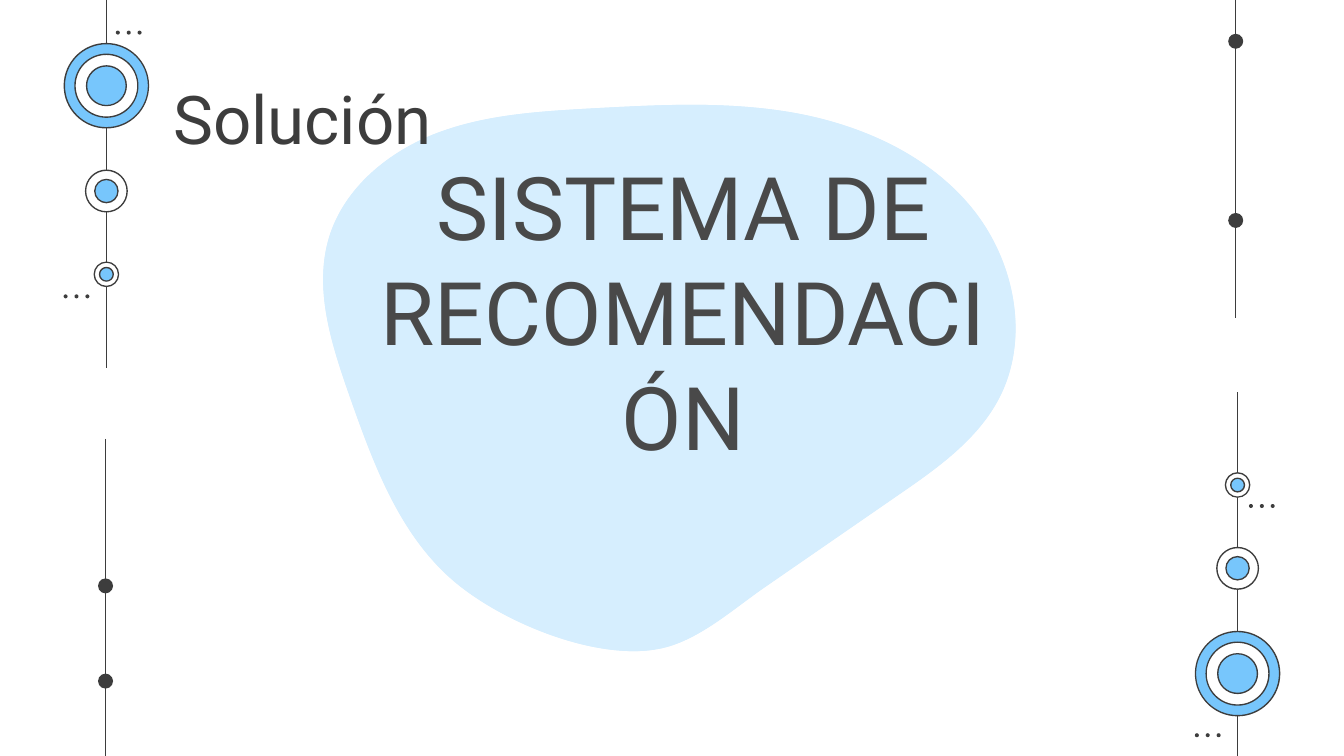
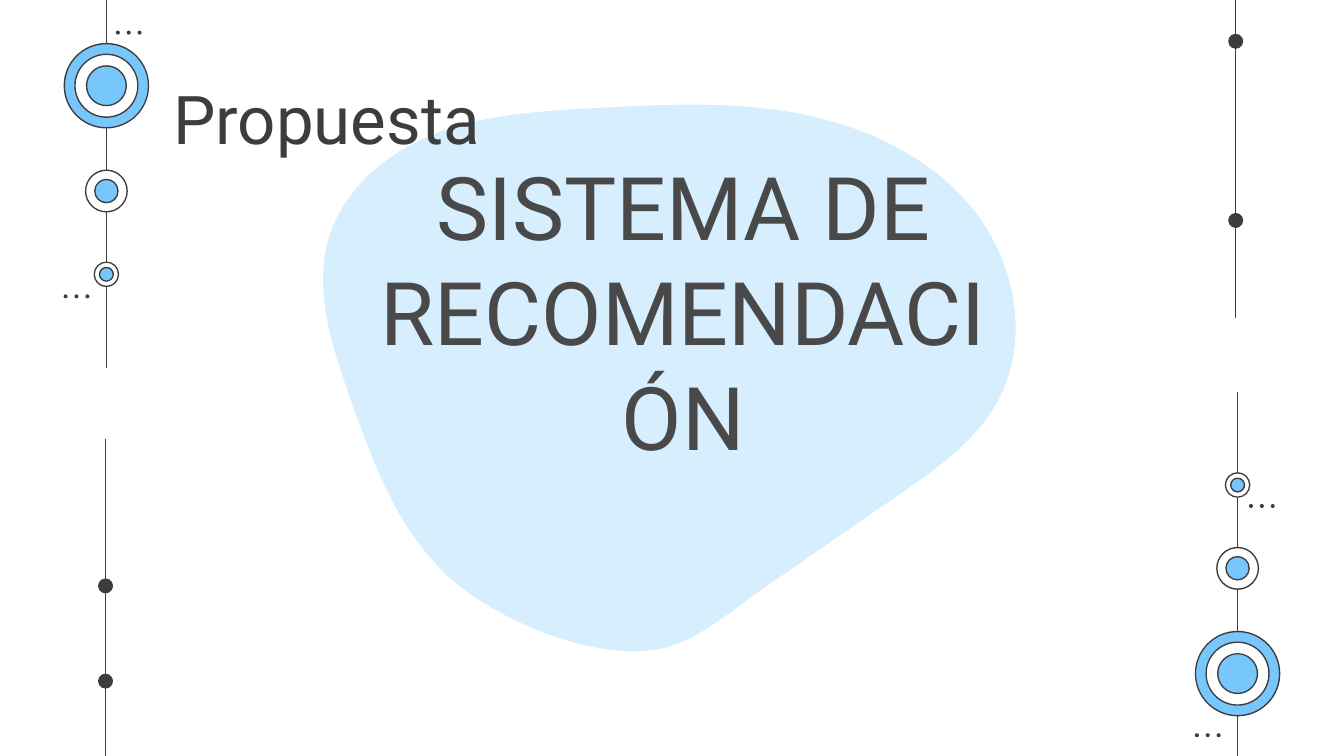
Before and after one commit to g1AI/SAI_PYMES, a slide deck: slide 6 of 6. Despliegue/AI En PYMES.pptx. Drawn at 1344x756 pixels with LibreOffice and Linux fonts; fonts in the diff are those of the drawing. Boxes give left, top, right and bottom in pixels: in the first picture for what was removed or moved away, otherwise in the second. Text is boxed around its words. In the diff, an @@ line names an element or a change of style, - is before the commit and + after.

```diff
--- a/6. Despliegue/AI En PYMES.pptx
+++ b/6. Despliegue/AI En PYMES.pptx
@@ title at <box>173,96,479,160</box>: text changed @@
-Solución
+Propuesta
```
Also in this commit, not shown: 7 other slides changed, 7 slides added, 1 slide removed.
